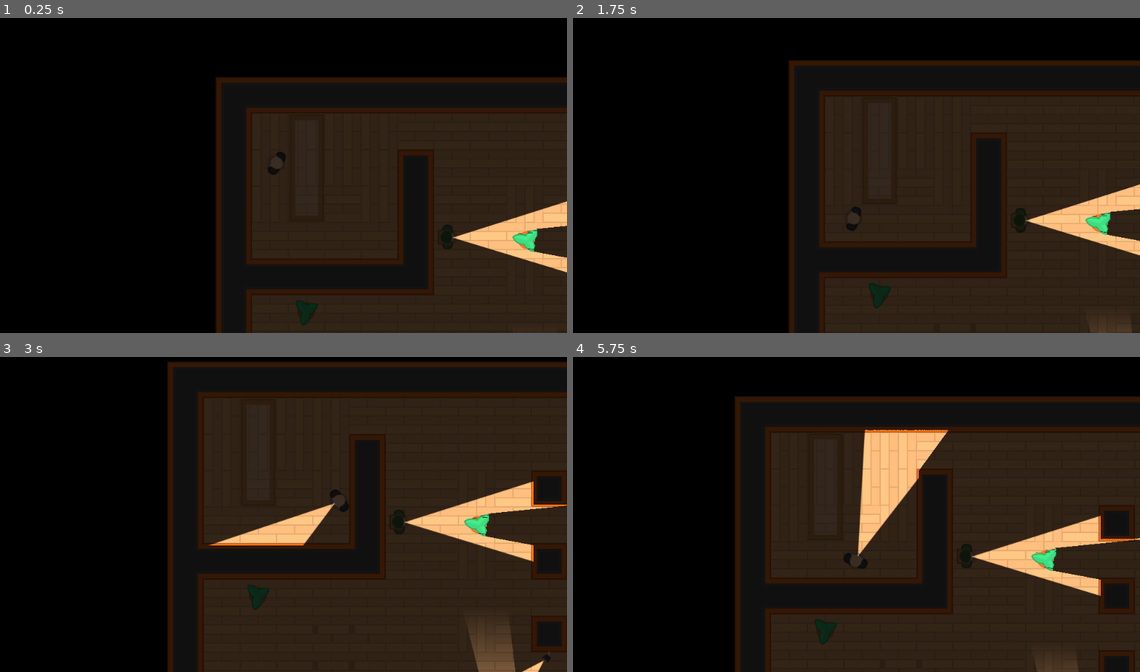
Above: before the commit, frames 1-4 (two rows, left to right).
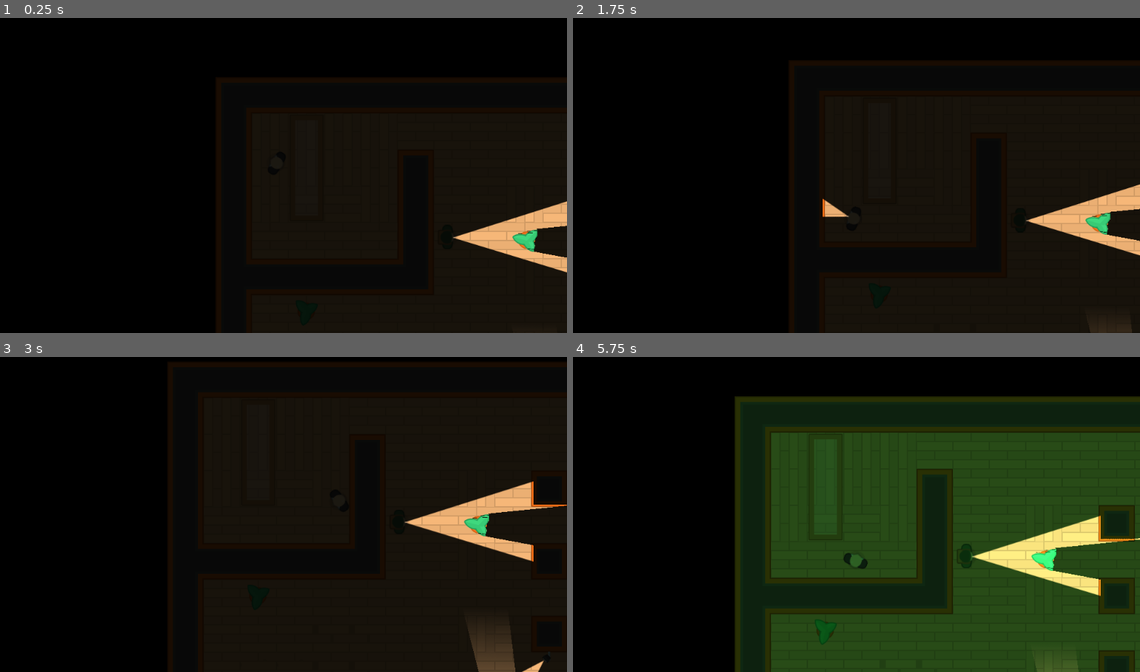
Above: after the commit, the same moments.

Repository: ikostan/HeistMeisters
Game: Godot game, scene res://Levels/Level_1.tscn
Two runs of this game, one before a commit and one after it. Both use one fixed random seed, a clock stepped at 60 frames per second and the inputs below.
Inputs (mouse positions are in pixels of both pictures, inside the frame that each line leads up to):
- Up to frame 1 (0.25 s): no input
- Up to frame 2 (1.75 s): tap Enter at 0.5 s; move the mouse to (975, 147) at 0.52 s; hold D (move_right) 0.53-1.28 s; tap E (torch_on) at 0.6, 1.55 s; tap R (vision_mode, bound only after the commit) at 0.8, 1.35 s; tap Space at 1.25 s; move the mouse to (731, 178) at 1.27 s; hold C (move_down) from 1.28 s (still down)
- Up to frame 3 (3 s): move the mouse to (334, 426) at 2.02 s; release C (move_down) at 2.03 s; hold D (move_right) 2.03-2.78 s; tap E (torch_on) at 2.1 s; tap R (vision_mode, bound only after the commit) at 2.3, 2.85 s; move the mouse to (249, 571) at 2.77 s; hold W (move_up) from 2.78 s (still down)
- Up to frame 4 (5.75 s): tap E (torch_on) at 3.05, 3.6, 4.55, 5.1 s; move the mouse to (1020, 552) at 3.52 s; release W (move_up) at 3.53 s; hold A (move_left) 3.53-5.03 s; tap R (vision_mode, bound only after the commit) at 3.8, 4.35, 5.3 s; move the mouse to (675, 451) at 4.27 s; tap Enter at 5 s; move the mouse to (879, 501) at 5.02 s; hold C (move_down) from 5.03 s (still down)

The runs differ from the first frame. In frame 1, 28% of the frame differs, in the area x 38-100%, y 19-100%; in frame 2, 30%; in frame 3, 41%; in frame 4, 47%, in the area x 28-100%, y 12-100%.
Error in both runs: Invalid get index '0' (on base: 'PoolVector2Array'). (res://NPC/Guards/Guard.gd:27)

Commit message:
Night/Dark visioon modes added

Diff:
--- a/Characters/Player/Player.gd
+++ b/Characters/Player/Player.gd
@@ -3,6 +3,7 @@
 
 # Declare member variables here. Examples:
 var motion = Vector2()
+var torch_pause: bool = false
 
 
 func _ready():
@@ -21,10 +22,20 @@
 
 
 func _input(event):
+
+	if Input.is_action_just_pressed("vision_mode"):
+		get_tree().call_group('Interface', 'change_vision_mode')
+
 	if Input.is_action_just_pressed("torch_on"):
-		if not $AudioLightOn.playing:
-			$AudioLightOn.play()
-		$Light2D.enabled = !$Light2D.enabled
+		if not torch_pause:
+
+			torch_pause = true
+
+			if not $AudioLightOn.playing:
+				$AudioLightOn.play()
+			$Light2D.enabled = !$Light2D.enabled
+
+			$TorchTimer.start()
 
 
 func move_left_right():
@@ -50,3 +61,7 @@
 	look_at(get_global_mouse_position())
 	move_left_right()
 	move_up_down()
+
+
+func _on_TorchTimer_timeout():
+	torch_pause = false
--- a/Characters/Player/Player.tscn
+++ b/Characters/Player/Player.tscn
@@ -25,3 +25,8 @@
 
 [node name="AudioLightOn" type="AudioStreamPlayer2D" parent="." index="5"]
 stream = ExtResource( 5 )
+volume_db = -8.0
+
+[node name="TorchTimer" type="Timer" parent="." index="6"]
+one_shot = true
+[connection signal="timeout" from="TorchTimer" to="." method="_on_TorchTimer_timeout"]
--- /dev/null
+++ b/Interface/VisionMode.gd
@@ -0,0 +1,39 @@
+extends CanvasModulate
+
+const DARKNESS = Color('1c1e1c')
+const NIGHTVISION = Color('2e7537')
+
+var cooldown: bool = false
+
+
+func change_vision_mode():
+
+	if not cooldown:
+
+		cooldown = true
+
+		if color == DARKNESS:
+			night_vision_mode()
+		else:
+			dark_vision_mode()
+
+		$VisionModeTimer.start()
+
+
+func dark_vision_mode():
+	color = DARKNESS
+	$NightVisionOff.play()
+
+
+func night_vision_mode():
+	color = NIGHTVISION
+	$NightVisionOn.play()
+
+
+func _ready():
+	color = DARKNESS
+	visible = true
+
+
+func _on_VisionModeTimer_timeout():
+	cooldown = false
--- /dev/null
+++ b/Interface/VisionMode.tscn
@@ -0,0 +1,24 @@
+[gd_scene load_steps=4 format=2]
+
+[ext_resource path="res://Interface/VisionMode.gd" type="Script" id=1]
+[ext_resource path="res://SFX/nightvision.wav" type="AudioStream" id=2]
+[ext_resource path="res://SFX/nightvision_off.wav" type="AudioStream" id=3]
+
+[node name="VisionMode" type="CanvasModulate" groups=[
+"Interface",
+]]
+color = Color( 0.109804, 0.117647, 0.109804, 1 )
+script = ExtResource( 1 )
+
+[node name="NightVisionOff" type="AudioStreamPlayer" parent="."]
+stream = ExtResource( 3 )
+volume_db = -8.0
+
+[node name="NightVisionOn" type="AudioStreamPlayer" parent="."]
+stream = ExtResource( 2 )
+volume_db = -8.0
+
+[node name="VisionModeTimer" type="Timer" parent="."]
+wait_time = 0.5
+one_shot = true
+[connection signal="timeout" from="VisionModeTimer" to="." method="_on_VisionModeTimer_timeout"]
--- a/Levels/Level_1.tscn
+++ b/Levels/Level_1.tscn
@@ -734,9 +734,6 @@
 [node name="Position2D9" type="Position2D" parent="Navigation2D/Destinations" index="6"]
 position = Vector2( 860.372, -298.432 )
 
-[node name="CanvasModulate" parent="." index="2"]
-position = Vector2( 667.739, -325.414 )
-
 [node name="SecurityCam" parent="NPC/Cameras" index="0" instance=ExtResource( 3 )]
 position = Vector2( -32.5219, 6.97061 )
 rotation = 1.5708
--- a/Levels/TemplateLevel.tscn
+++ b/Levels/TemplateLevel.tscn
@@ -1,8 +1,9 @@
-[gd_scene load_steps=13 format=2]
+[gd_scene load_steps=14 format=2]
 
 [ext_resource path="res://Tiles/Tiles.tres" type="TileSet" id=1]
 [ext_resource path="res://Characters/Player/Player.tscn" type="PackedScene" id=2]
 [ext_resource path="res://GFX/Tilesheet/tilesheet_complete.png" type="Texture" id=3]
+[ext_resource path="res://Interface/VisionMode.tscn" type="PackedScene" id=4]
 
 [sub_resource type="OccluderPolygon2D" id=1]
 cull_mode = 1
@@ -142,8 +143,8 @@
 [node name="Player" parent="." instance=ExtResource( 2 )]
 position = Vector2( -598.007, -360.668 )
 
-[node name="CanvasModulate" type="CanvasModulate" parent="."]
-color = Color( 0.227451, 0.219608, 0.219608, 1 )
+[node name="VisionMode" parent="." instance=ExtResource( 4 )]
+visible = false
 
 [node name="NPC" type="Node" parent="."]
 
--- a/project.godot
+++ b/project.godot
@@ -46,6 +46,11 @@
 "events": [ Object(InputEventKey,"resource_local_to_scene":false,"resource_name":"","device":0,"alt":false,"shift":false,"control":false,"meta":false,"command":false,"pressed":false,"scancode":69,"unicode":0,"echo":false,"script":null)
  ]
 }
+vision_mode={
+"deadzone": 0.5,
+"events": [ Object(InputEventKey,"resource_local_to_scene":false,"resource_name":"","device":0,"alt":false,"shift":false,"control":false,"meta":false,"command":false,"pressed":false,"scancode":82,"unicode":0,"echo":false,"script":null)
+ ]
+}
 
 [layer_names]
 
